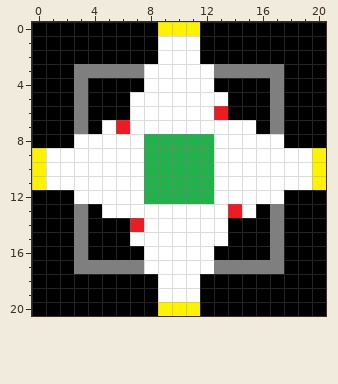
A pixel-art sprite gets an edit: Assets/Pixelmaps/pixelmap13.png. Above, as it was before the edit.
The file is 21x21 pixels.
The same view after the edit:
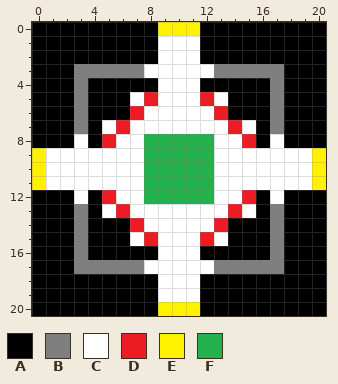
Palette (. is transparent): A #000000  B #7f7f7f  C #ffffff  D #ed1c24  E #fff200  F #22b14c
The edit:
{"y":4,"x":8,"old":"C","new":"A"}
{"y":4,"x":12,"old":"C","new":"A"}
{"y":5,"x":8,"old":"C","new":"D"}
{"y":5,"x":12,"old":"C","new":"D"}
{"y":6,"x":7,"old":"C","new":"D"}
{"y":7,"x":14,"old":"C","new":"D"}
{"y":8,"x":4,"old":"CC","new":"AD"}
{"y":8,"x":15,"old":"CC","new":"DA"}
{"y":12,"x":4,"old":"CC","new":"AD"}
{"y":12,"x":15,"old":"CC","new":"DA"}
{"y":13,"x":6,"old":"C","new":"D"}
{"y":14,"x":13,"old":"C","new":"D"}
{"y":15,"x":8,"old":"C","new":"D"}
{"y":15,"x":12,"old":"C","new":"D"}
{"y":16,"x":8,"old":"C","new":"A"}
{"y":16,"x":12,"old":"C","new":"A"}
